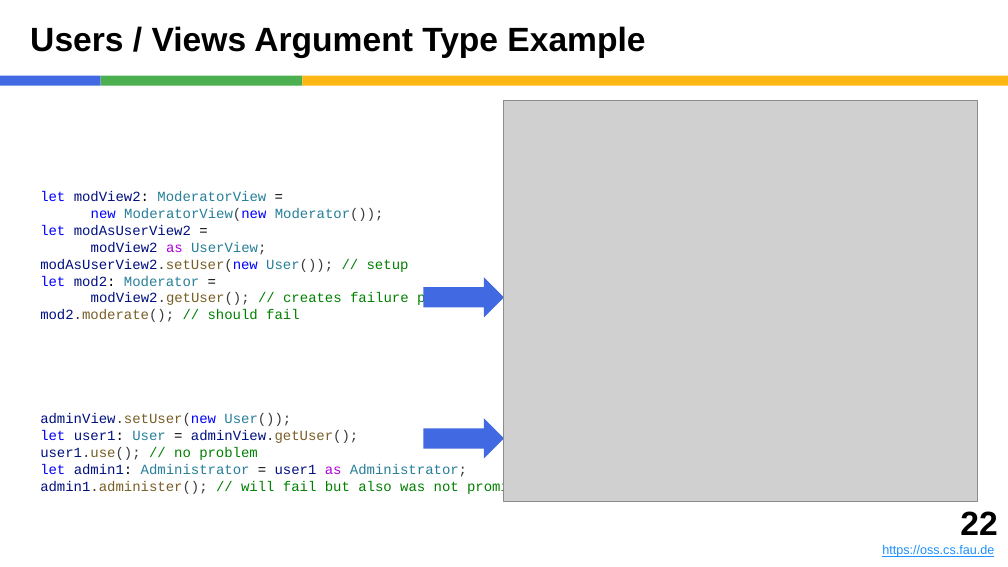
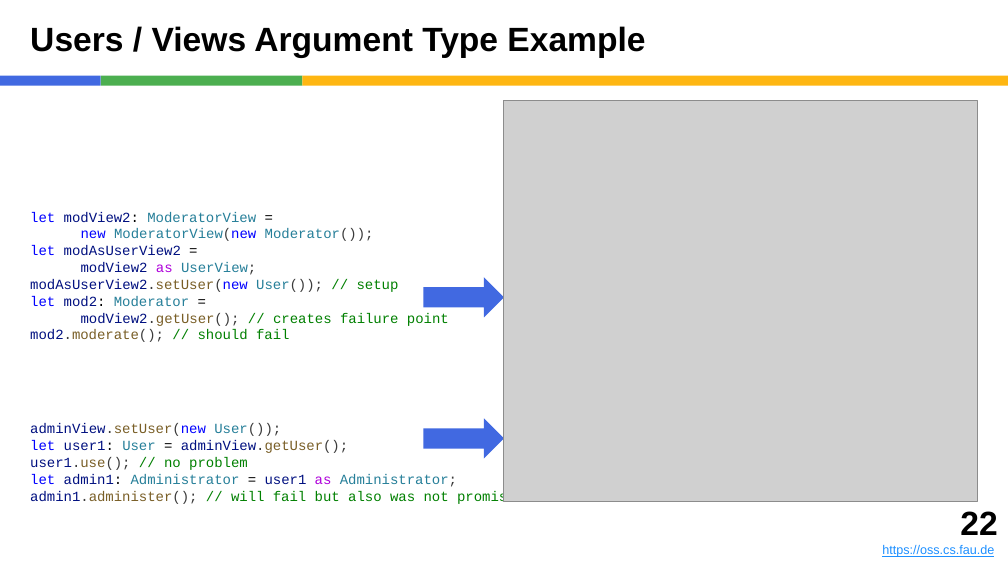
Before and after one commit to dirkriehle/adap-course, a slide deck: slide 22 of Lecture slides/ADAP B03 - Subtyping and Inheritance.pptx. Drawn at 1008x567 pixels with LibreOffice and Linux fonts; fonts in the diff are those of the drawing; grey boxes stand for pictures. Boxes give left, top, right and bottom in pixels: in the first picture for what was removed or moved away, otherwise in the second. Text is boxed around its words. In the diff, an @@ line names an element or a change of style, - is before the commit and + after.

```diff
--- a/Lecture slides/ADAP B03 - Subtyping and Inheritance.pptx
+++ b/Lecture slides/ADAP B03 - Subtyping and Inheritance.pptx
@@ text "let modView2: ModeratorView =" moved from (x1=40, y1=191, x2=459, y2=322) to (x1=30, y1=212, x2=449, y2=342) @@
@@ text "adminView.setUser(new User());" moved from (x1=40, y1=413, x2=534, y2=495) to (x1=30, y1=423, x2=524, y2=504) @@
```
Also in this commit, not shown: 4 other slides changed, 2 slides removed, 11 other files.
